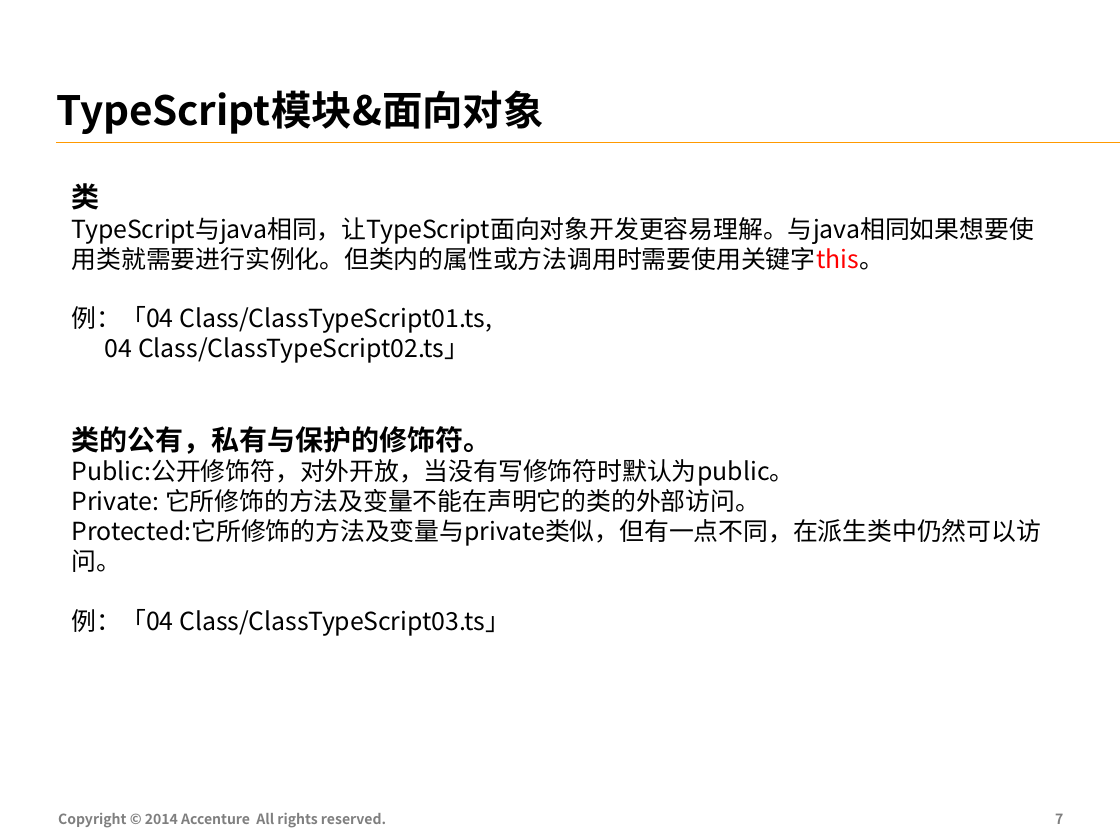
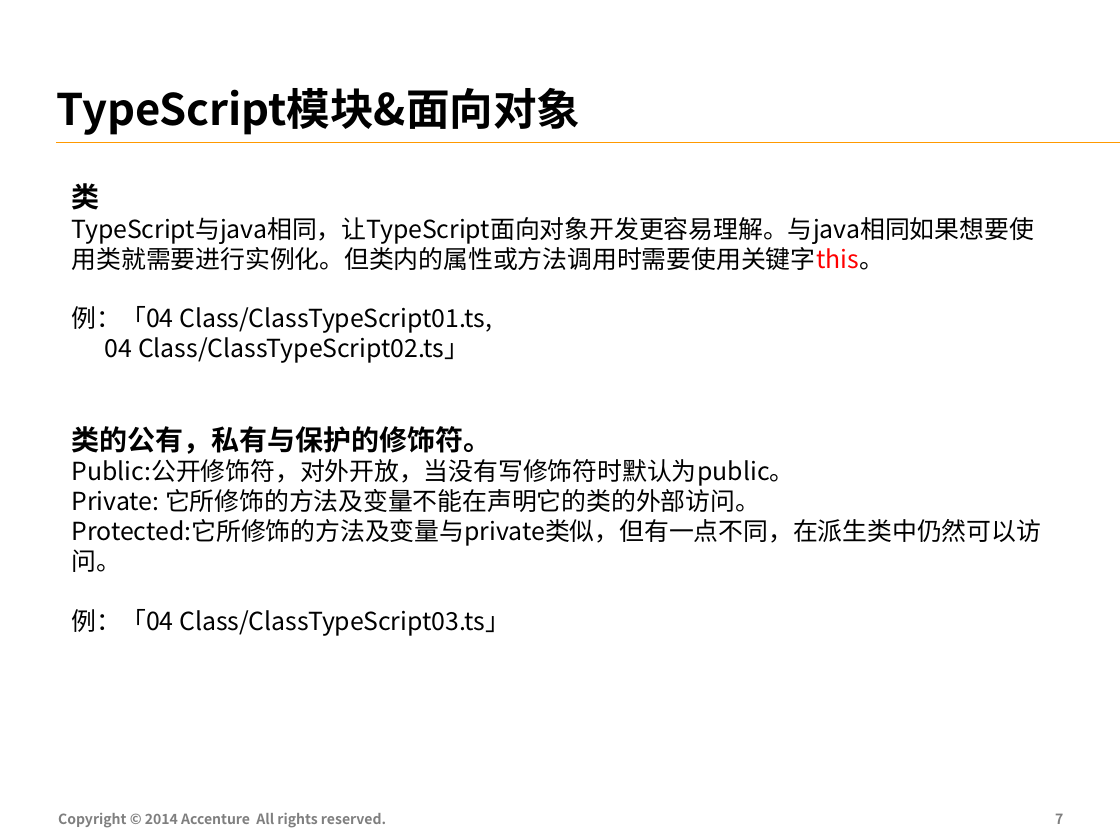
Before and after one commit to FS-Angular-Interest-Group/AngularTraining, a slide deck: slide 8 of PPT/02-Accenture-FS-Angular-TypeScript.pptx. Drawn at 1120x840 pixels with LibreOffice and Linux fonts; fonts in the diff are those of the drawing. Boxes give left, top, right and bottom in pixels: in the first picture for what was removed or moved away, otherwise in the second. Text is boxed around its words. In the diff, an @@ line names an element or a change of style, - is before the commit and + after.

```diff
--- a/PPT/02-Accenture-FS-Angular-TypeScript.pptx
+++ b/PPT/02-Accenture-FS-Angular-TypeScript.pptx
@@ text "TypeScript模块&面向对象" at (x1=56, y1=88, x2=580, y2=135): size 26 to 28 pt @@
```
Also in this commit, not shown: 11 other slides changed.
